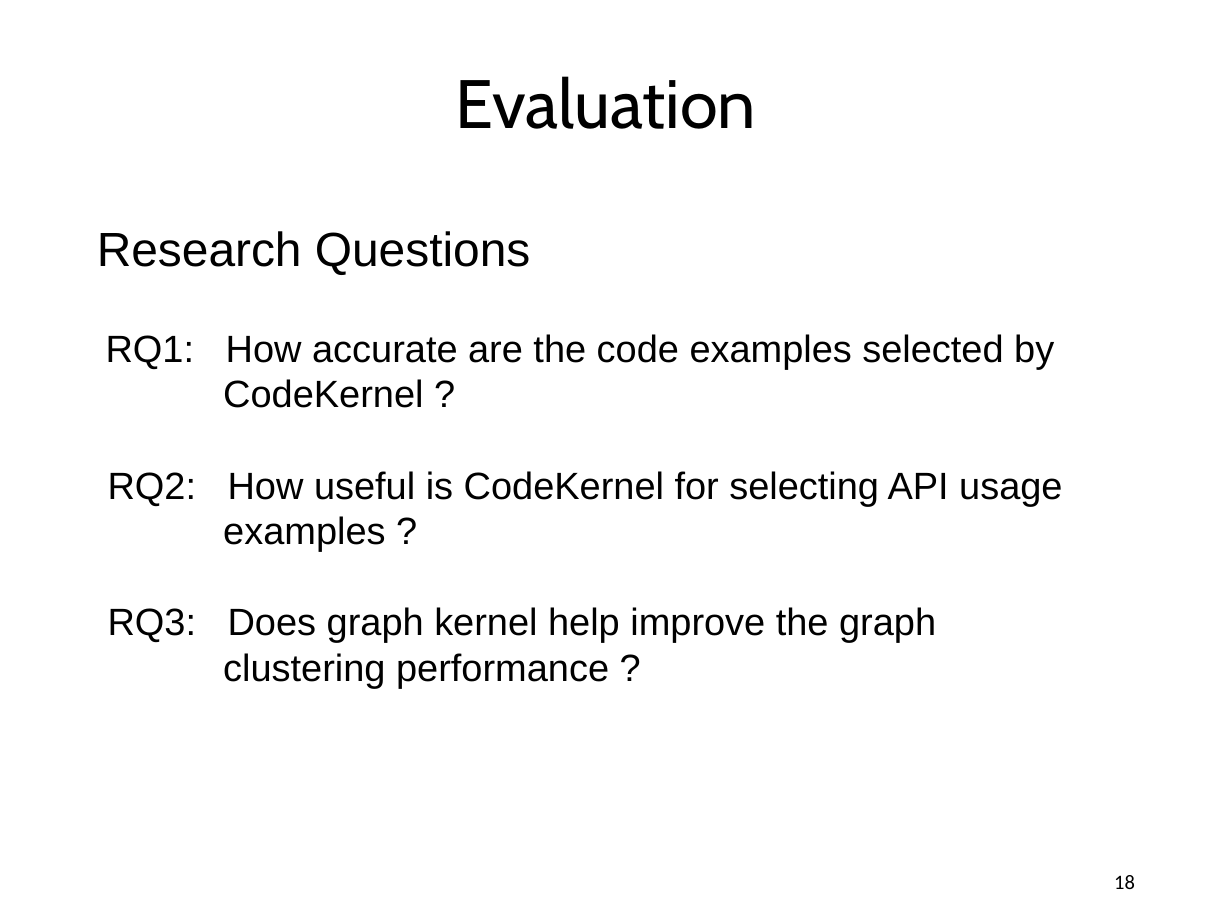
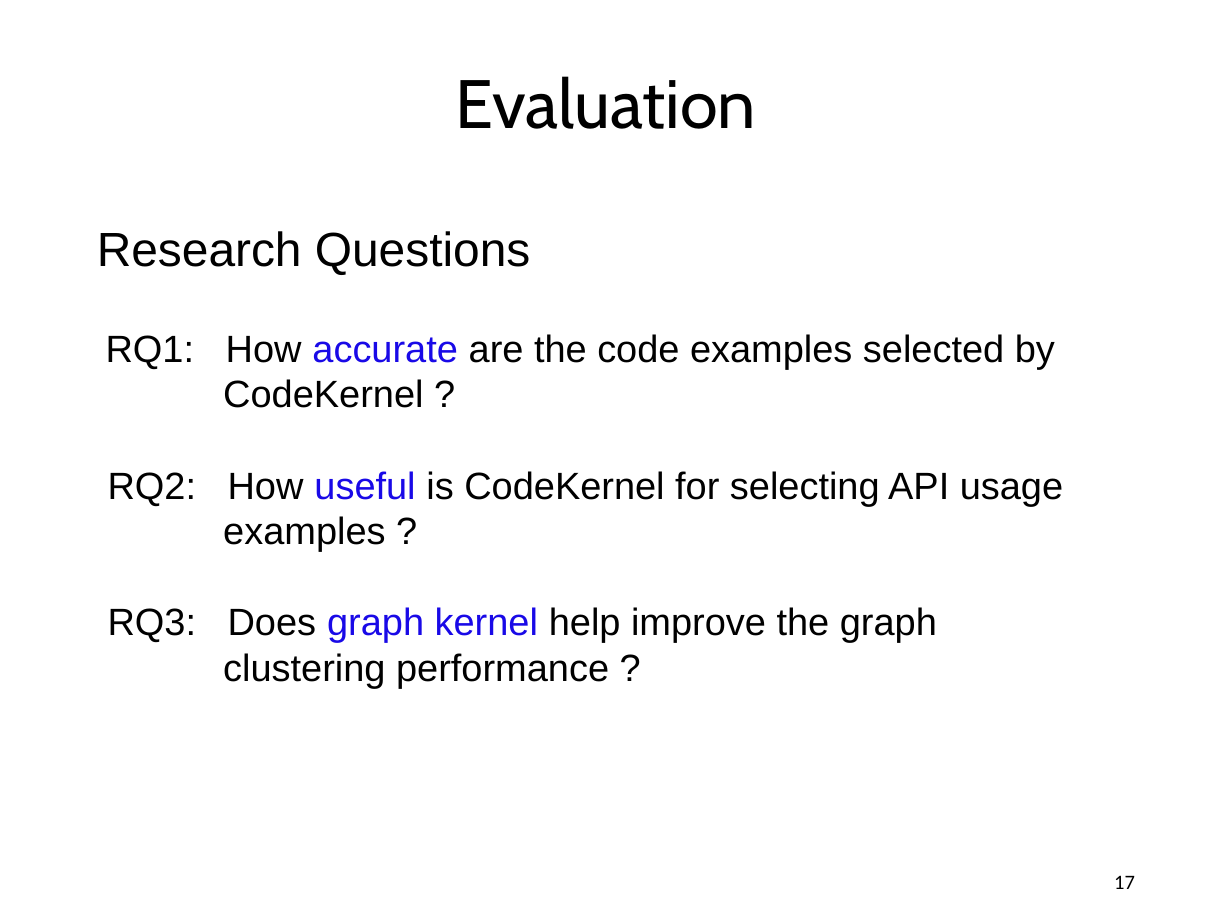
Before and after one commit to guxd/guxd.github.io, a slide deck: slide 17 of papers/slides/codekernel.pptx (slide 18 before the commit). Drawn at 1232x924 pixels with LibreOffice and Linux fonts; fonts in the diff are those of the drawing. Boxes give left, top, right and bottom in pixels: in the first picture for what was removed or moved away, otherwise in the second. Text is boxed around its words. In the diff, an @@ line names an element or a change of style, - is before the commit and + after.

Commit message:
update code kernel slides

```diff
--- a/papers/slides/codekernel.pptx
+++ b/papers/slides/codekernel.pptx
@@ text at box(106, 334, 1063, 643): text colour #000000 to #1909E7 in "accurate", "useful", "graph kernel" @@
@@ page number at box(1114, 875, 1135, 889): text changed @@
-18
+17
```
Also in this commit, not shown: 20 other slides changed, 2 slides added, 2 slides removed.
